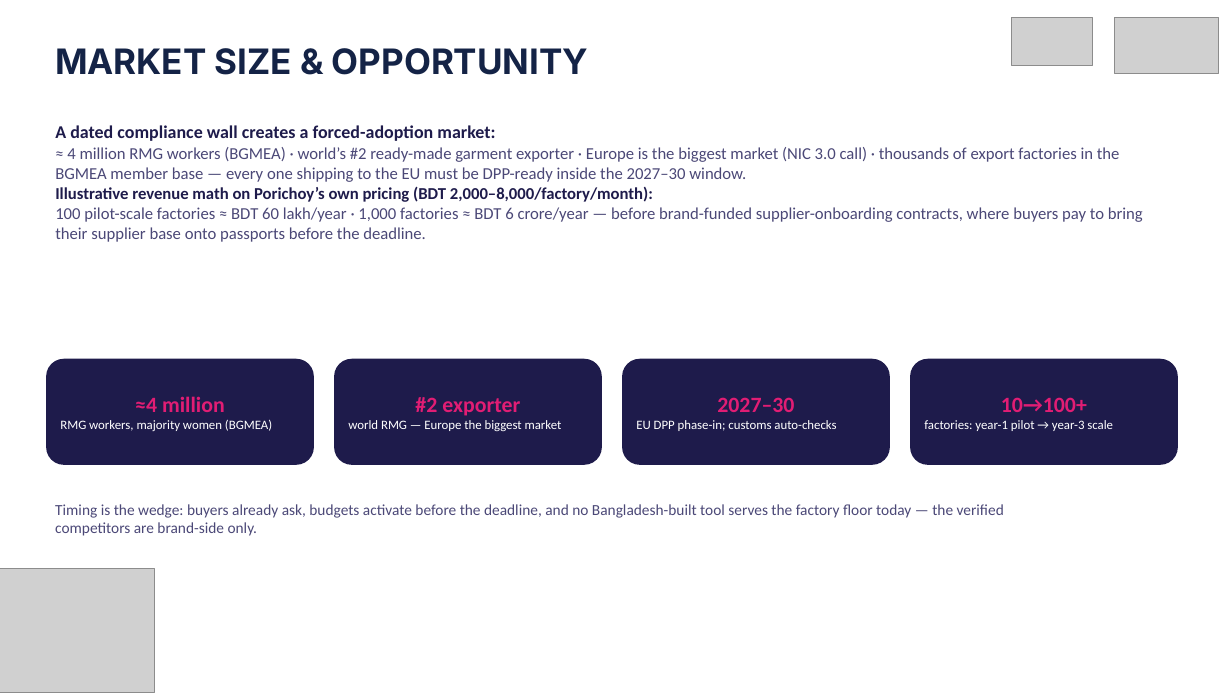
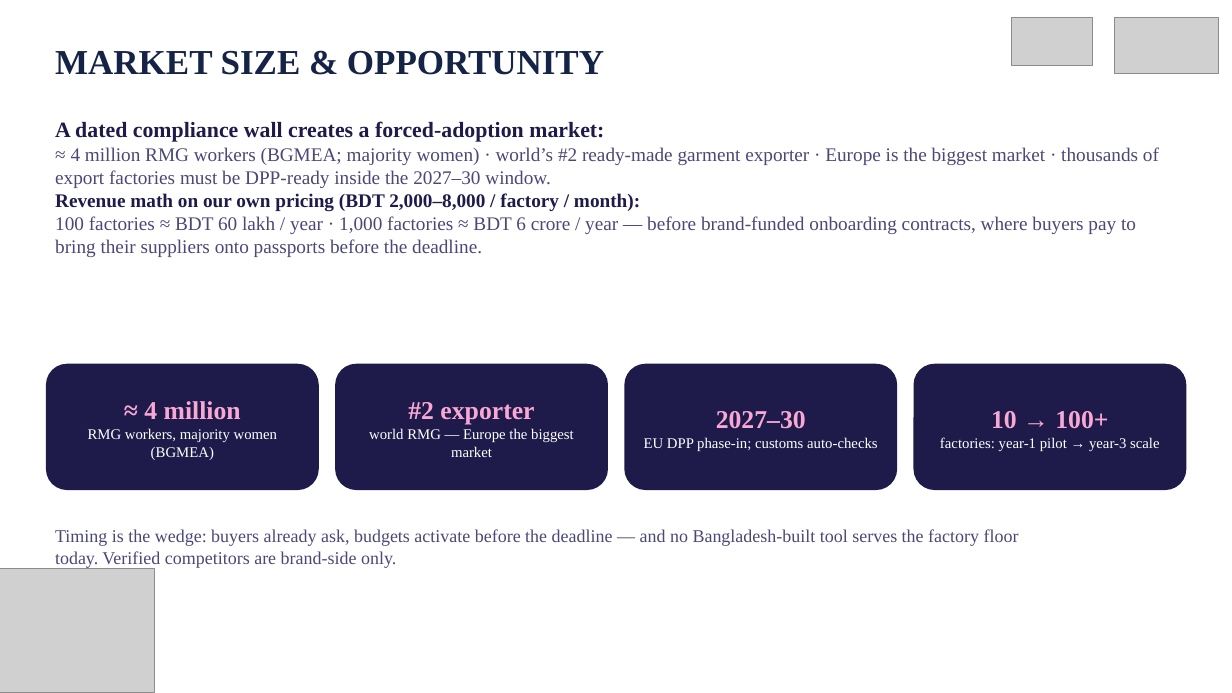
Before and after one commit to rudra496/porichoy, a slide deck: slide 4 of deck/Porichoy_Pitch_Deck.pptx. Drawn at 1232x693 pixels with LibreOffice and Linux fonts; fonts in the diff are those of the drawing; grey boxes stand for pictures. Boxes give left, top, right and bottom in pixels: in the first picture for what was removed or moved away, otherwise in the second. Text is boxed around its words. In the diff, an @@ line names an element or a change of style, - is before the commit and + after.

Commit message:
Deck v4 FINAL: Times New Roman throughout (charts too), large text, big readable figures, serif consistency — judge 8/8 SHIP

```diff
--- a/deck/Porichoy_Pitch_Deck.pptx
+++ b/deck/Porichoy_Pitch_Deck.pptx
@@ text "MARKET SIZE & OPPORTUNITY" at box(55, 51, 604, 75): font Inter to Times New Roman @@
@@ text at box(55, 147, 1159, 257): text changed; size 13 to 15 pt; font Calibri to Times New Roman @@
-≈ 4 million RMG workers (BGMEA) · world’s #2 ready-made garment exporter · Europe is the biggest market (NIC 3.0 call) · thousands of export factories in the BGMEA member base — every one shipping to the EU must be DPP-ready inside the 2027–30 window.
-Illustrative revenue math on Porichoy’s own pricing (BDT 2,000–8,000/factory/month):
-100 pilot-scale factories ≈ BDT 60 lakh/year · 1,000 factories ≈ BDT 6 crore/year — before brand-funded supplier-onboarding contracts, where buyers pay to bring their supplier base onto passports before the deadline.
+≈ 4 million RMG workers (BGMEA; majority women) · world’s #2 ready-made garment exporter · Europe is the biggest market · thousands of export factories must be DPP-ready inside the 2027–30 window.
+Revenue math on our own pricing (BDT 2,000–8,000 / factory / month):
+100 factories ≈ BDT 60 lakh / year · 1,000 factories ≈ BDT 6 crore / year — before brand-funded onboarding contracts, where buyers pay to bring their suppliers onto passports before the deadline.
@@ text at box(55, 121, 604, 142): size 14 to 17 pt, font Calibri to Times New Roman in "A dated compliance wall creates a forced-adoption ..." @@
@@ rounded rectangle "≈ 4 million": place and size @@
-rounded rectangle "≈ 4 million" at box(46, 359, 314, 465)
+rounded rectangle "≈ 4 million" at box(46, 364, 319, 491)
@@ rounded rectangle "#2 exporter": place and size @@
-rounded rectangle "#2 exporter" at box(335, 359, 603, 465)
+rounded rectangle "#2 exporter" at box(335, 364, 608, 491)
@@ rounded rectangle "#2 exporter" at box(335, 364, 608, 491): size 17 to 20 pt, text colour #E11D74 to #F9A8D4 in "#2 exporter"; font Calibri to Times New Roman; size 10 to 11.5 pt in "world RMG — Europe the biggest market"; alignment left to centre @@
@@ rounded rectangle "2027–30": place and size @@
-rounded rectangle "2027–30" at box(622, 359, 890, 465)
+rounded rectangle "2027–30" at box(625, 364, 897, 491)
@@ rounded rectangle "2027–30" at box(625, 364, 897, 491): size 17 to 20 pt, text colour #E11D74 to #F9A8D4 in "2027–30"; font Calibri to Times New Roman; size 10 to 11.5 pt in "EU DPP phase-in; customs auto-checks"; alignment left to centre @@
@@ rounded rectangle "10 → 100+": place and size @@
-rounded rectangle "10 → 100+" at box(910, 359, 1178, 465)
+rounded rectangle "10 → 100+" at box(914, 364, 1187, 491)
@@ text in rounded rectangle at box(144, 401, 241, 420): text changed; size 17 to 20 pt; font Calibri to Times New Roman; text colour #E11D74 to #F9A8D4 @@
-≈4 million
+≈ 4 million
@@ text in rounded rectangle at box(991, 411, 1108, 429): text changed; size 17 to 20 pt; font Calibri to Times New Roman; text colour #E11D74 to #F9A8D4 @@
-10→100+
+10 → 100+
@@ text in rounded rectangle at box(88, 428, 277, 460): size 10 to 11.5 pt, font Calibri to Times New Roman in "RMG workers, majority women (BGMEA)"; alignment left to centre @@
@@ text in rounded rectangle at box(940, 437, 1160, 451): size 10 to 11.5 pt, font Calibri to Times New Roman in "factories: year-1 pilot → year-3 scale"; alignment left to centre @@
@@ text at box(55, 529, 1019, 568): text changed; size 12 to 14 pt; font Calibri to Times New Roman @@
-Timing is the wedge: buyers already ask, budgets activate before the deadline, and no Bangladesh-built tool serves the factory floor today — the verified competitors are brand-side only.
+Timing is the wedge: buyers already ask, budgets activate before the deadline — and no Bangladesh-built tool serves the factory floor today. Verified competitors are brand-side only.
```
Also in this commit, not shown: 7 other slides changed, 1 other file.
